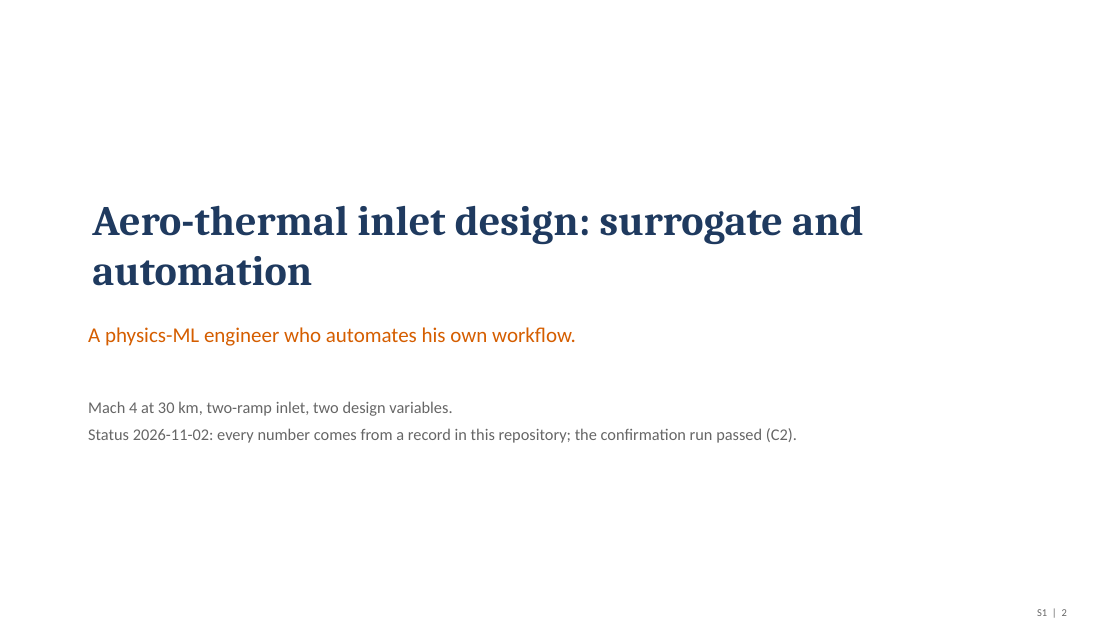
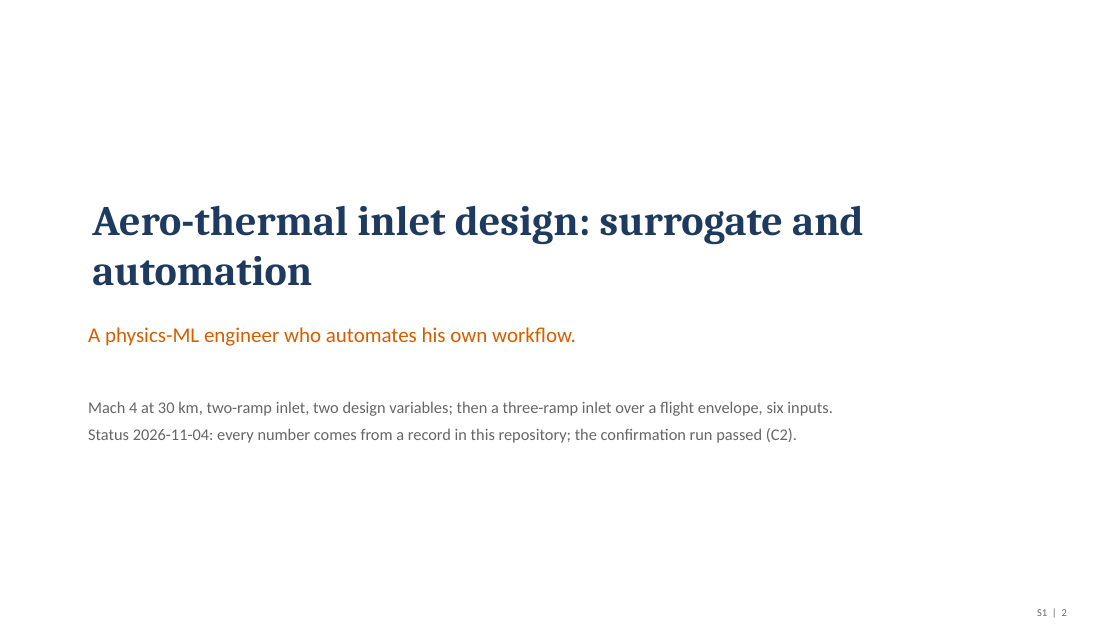
Before and after one commit to emarinhoss/ai-engineering, a slide deck: slide 2 of docs/talk/deck.pptx. Drawn at 1120x630 pixels with LibreOffice and Linux fonts; fonts in the diff are those of the drawing. Boxes give left, top, right and bottom in pixels: in the first picture for what was removed or moved away, otherwise in the second. Text is boxed around its words. In the diff, an @@ line names an element or a change of style, - is before the commit and + after.

```diff
--- a/docs/talk/deck.pptx
+++ b/docs/talk/deck.pptx
@@ text at bbox=[88, 401, 832, 443]: text changed @@
-Mach 4 at 30 km, two-ramp inlet, two design variables.
-Status 2026-11-02: every number comes from a record in this repository; the confirmation run passed (C2).
+Mach 4 at 30 km, two-ramp inlet, two design variables; then a three-ramp inlet over a flight envelope, six inputs.
+Status 2026-11-04: every number comes from a record in this repository; the confirmation run passed (C2).
```
Also in this commit, not shown: 19 other slides changed, 5 slides added, 6 other files.
